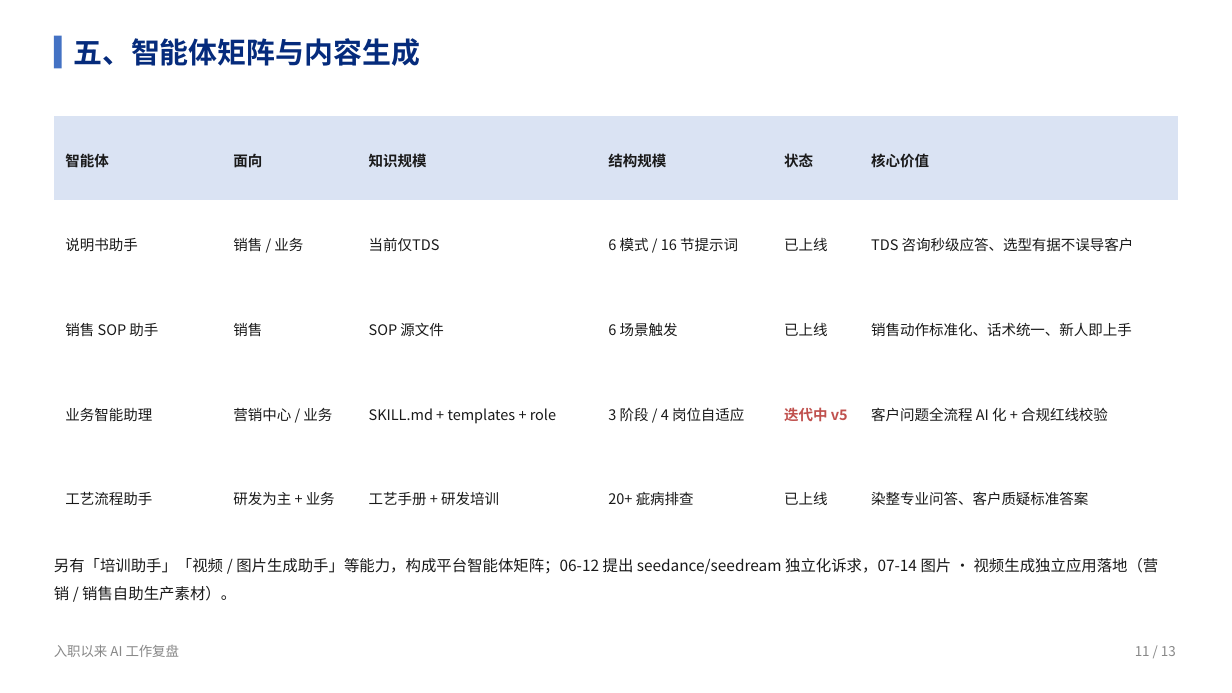
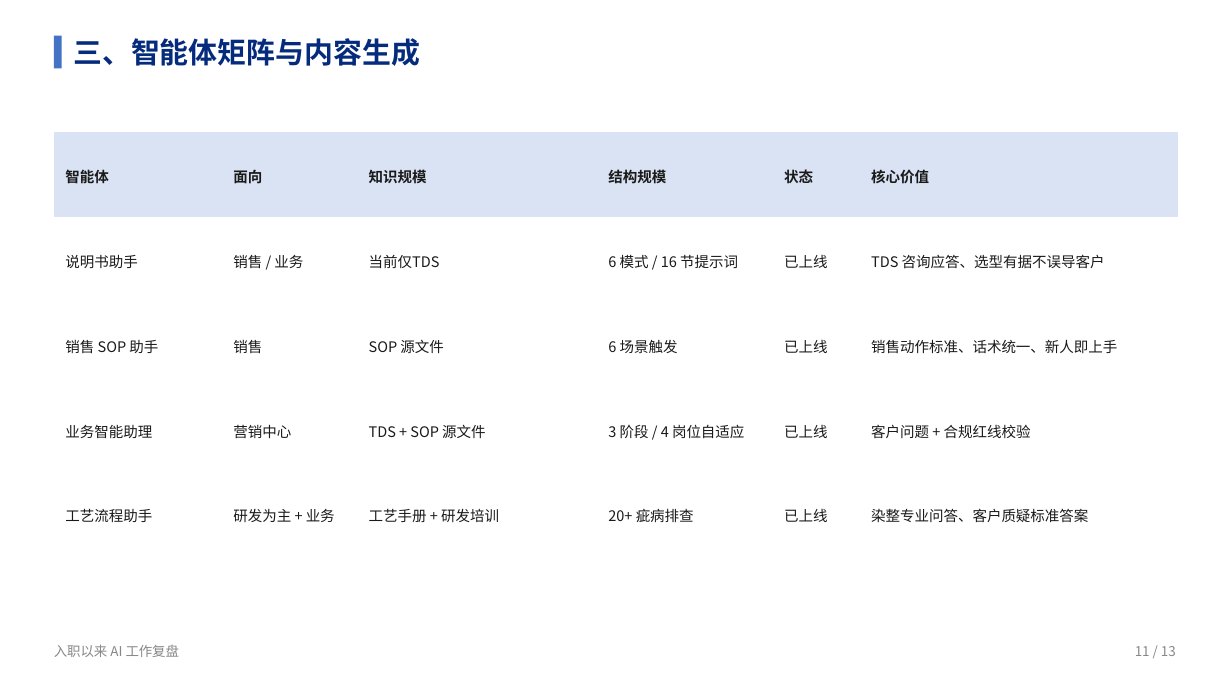
Before and after one commit to liellaaaaa/lw, a slide deck: slide 6 of PPT/入职以来AI工作复盘/入职以来AI工作复盘.pptx (slide 7 before the commit). Drawn at 1232x693 pixels with LibreOffice and Linux fonts; fonts in the diff are those of the drawing. Boxes give left, top, right and bottom in pixels: in the first picture for what was removed or moved away, otherwise in the second. Text is boxed around its words. In the diff, an @@ line names an element or a change of style, - is before the commit and + after.

```diff
--- a/PPT/入职以来AI工作复盘/入职以来AI工作复盘.pptx
+++ b/PPT/入职以来AI工作复盘/入职以来AI工作复盘.pptx
@@ text at box(73, 38, 420, 66): text changed @@
-五、智能体矩阵与内容生成
+三、智能体矩阵与内容生成
@@ table at box(54, 132, 1177, 555) @@
-row 2, column 6: TDS 咨询秒级应答、选型有据不误导客户
+row 2, column 6: TDS 咨询应答、选型有据不误导客户
-row 3, column 6: 销售动作标准化、话术统一、新人即上手
+row 3, column 6: 销售动作标准、话术统一、新人即上手
-row 4: 业务智能助理 | 营销中心 / 业务 | SKILL.md + templates + role | 3 阶段 / 4 岗位自适应 | 迭代中 v5 | 客户问题全流程 AI 化 + 合规红线校验
+row 4: 业务智能助理 | 营销中心 | TDS + SOP 源文件 | 3 阶段 / 4 岗位自适应 | 已上线 | 客户问题 + 合规红线校验
@@ table: place and size @@
-table at box(54, 116, 1177, 539)
+table at box(54, 132, 1177, 555)
@@ text removed at box(54, 558, 1159, 601) @@
-另有「培训助手」「视频 / 图片生成助手」等能力，构成平台智能体矩阵；06-12 提出 seedance/seedream 独立化诉求，07-14 图片 · 视频生成独立应用落地（营销 / 销售自助生产素材）。
```
Also in this commit, not shown: 3 other slides changed, 1 slide removed, 1 other file.
